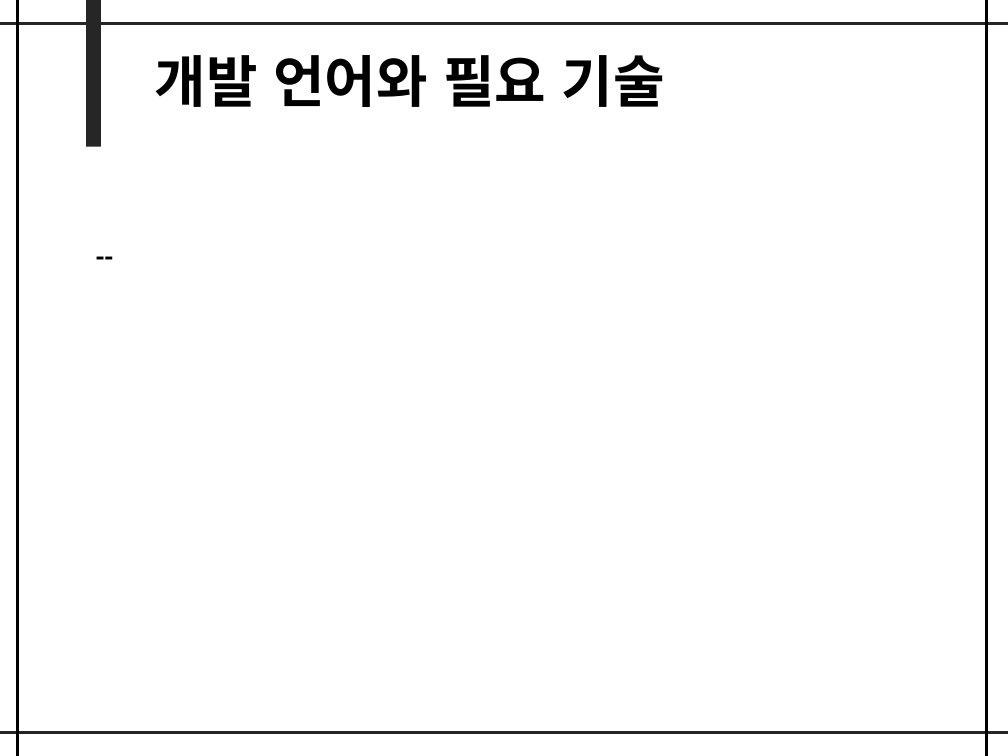
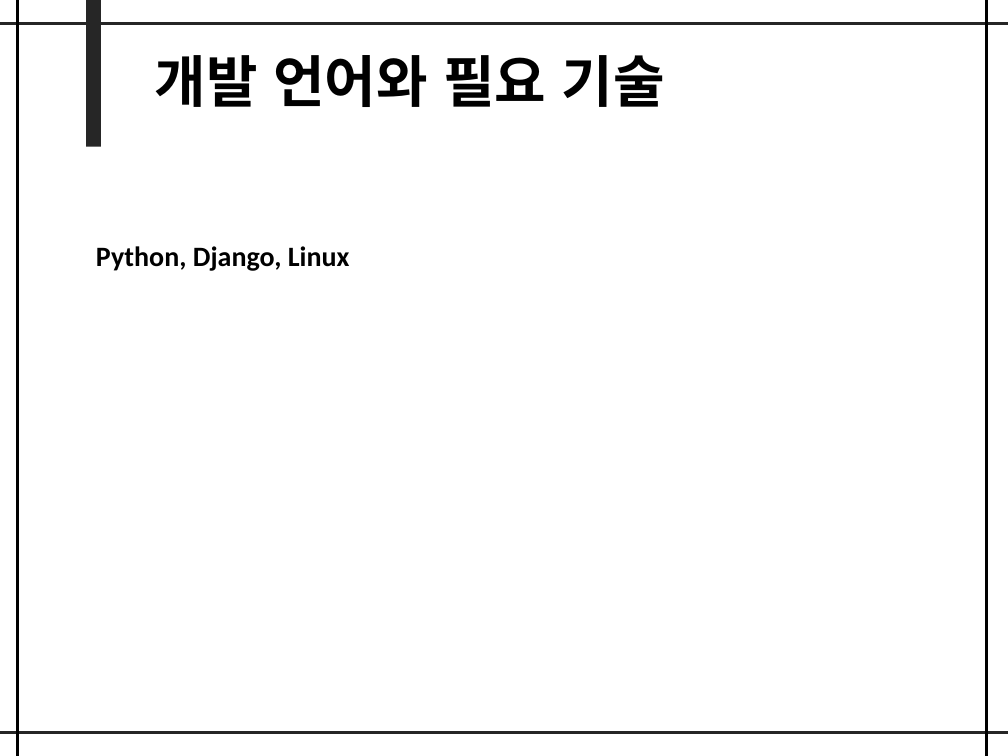
Before and after one commit to CheolYongLee/KSA_Project, a slide deck: slide 5 of 시네틱스 보고서.pptx. Drawn at 1008x756 pixels with LibreOffice and Linux fonts; fonts in the diff are those of the drawing. Boxes give left, top, right and bottom in pixels: in the first picture for what was removed or moved away, otherwise in the second. Text is boxed around its words. In the diff, an @@ line names an element or a change of style, - is before the commit and + after.

```diff
--- a/시네틱스 보고서.pptx
+++ b/시네틱스 보고서.pptx
@@ text at box(96, 246, 350, 271): text changed @@
---
+Python, Django, Linux
```
Also in this commit, not shown: 2 other slides changed, 2 other files.
